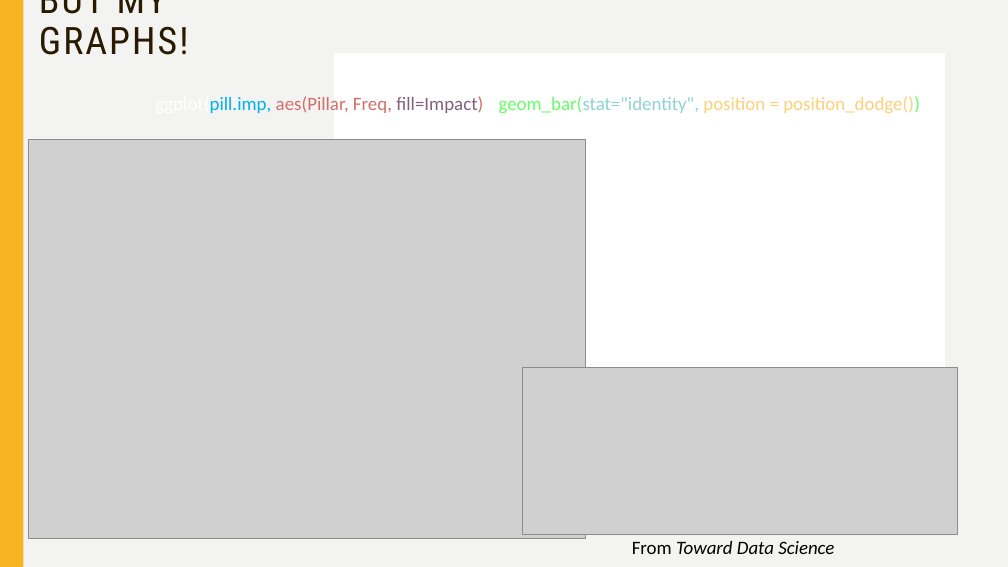
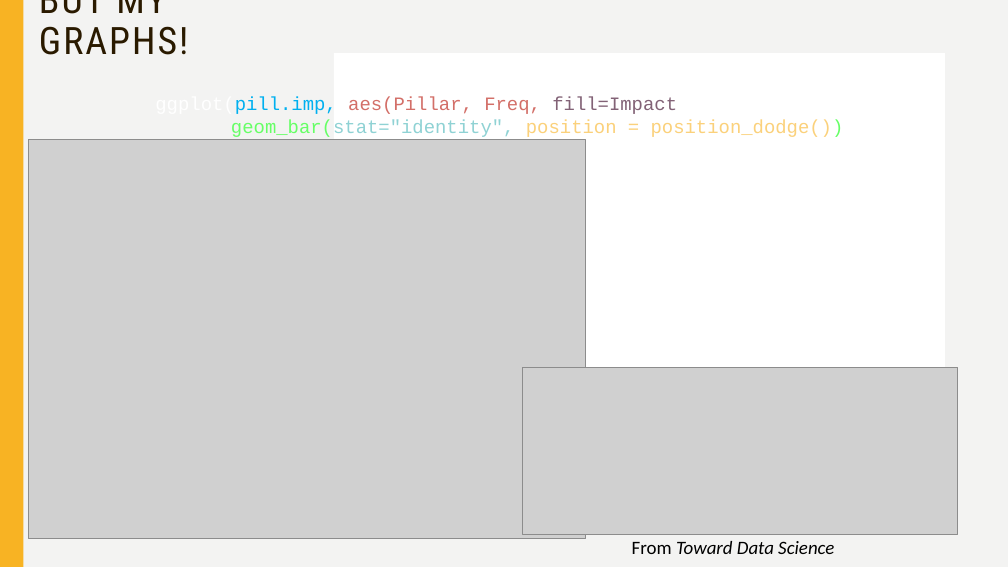
Before and after one commit to MDshuey/Tutorials, a slide deck: slide 19 of tidyverse.pptm (slide 11 before the commit). Drawn at 1008x567 pixels with LibreOffice and Linux fonts; fonts in the diff are those of the drawing; grey boxes stand for pictures. Boxes give left, top, right and bottom in pixels: in the first picture for what was removed or moved away, otherwise in the second. Text is boxed around its words. In the diff, an @@ line names an element or a change of style, - is before the commit and + after.

```diff
--- a/tidyverse.pptm
+++ b/tidyverse.pptm
@@ text at bbox=[155, 97, 844, 137]: text changed; font Calibri to Courier New @@
-ggplot(pill.imp, aes(Pillar, Freq, fill=Impact))+geom_bar(stat="identity", position = position_dodge())
+ggplot(pill.imp, aes(Pillar, Freq, fill=Impact+
+geom_bar(stat="identity", position = position_dodge())
```
Also in this commit, not shown: 11 other slides changed, 11 slides added, 2 slides removed, 2 other files.
